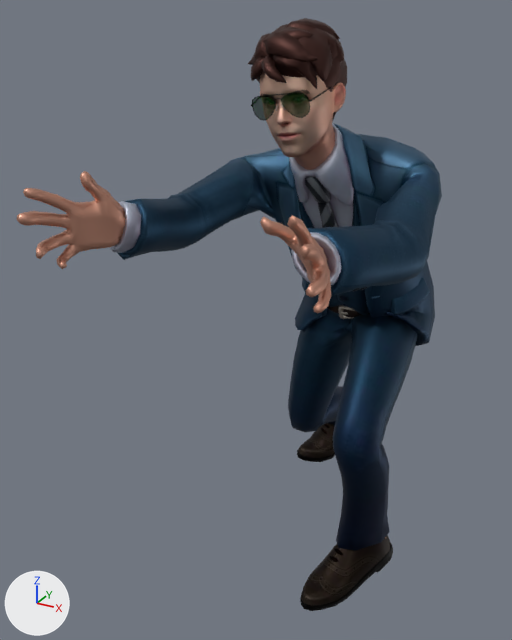
Before and after pictures for a commit that changed the glTF model public/praying.glb.
Both versions are drawn from a 50 mm camera at (0.58, -1.91, 1.57) aimed at (-0.36, -0.2, 0.71). The lights are fixed; the arrows at lower left show +X, +Y and +Z. Both versions are drawn at frame 39 of the action 'Armature.003|mixamo.com|Layer0'; the numbers are the values there.

The first picture shows 'Wolf3D_Body.001', 'Wolf3D_Glasses.001', 'Wolf3D_Hair.001', 'Wolf3D_Head.001', 'Wolf3D_Outfit_Bottom.001', 'Wolf3D_Outfit_Footwear.001', 'Wolf3D_Outfit_Top.001'.
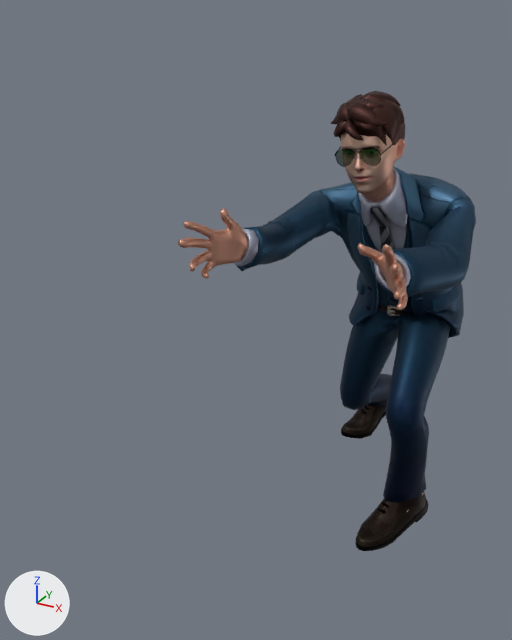
Pixel boxes [x1, y1, x2, y2] of what changed, in the pictures (512 x 640 px):
'Wolf3D_Outfit_Top.001', deleted (blue): before [110, 123, 442, 346]
'Wolf3D_Outfit_Top.002', added (blue): after [234, 167, 476, 338]
'Wolf3D_Outfit_Bottom.001', deleted (blue): before [288, 304, 417, 551]
'Wolf3D_Outfit_Bottom.002', added (blue): after [340, 303, 450, 503]
'Wolf3D_Body.001', moved: before [17, 171, 331, 313]; after [178, 208, 424, 512]
'Wolf3D_Head.001', moved: before [260, 72, 346, 170]; after [341, 132, 405, 202]
'Wolf3D_Hair.001', moved: before [248, 18, 347, 121]; after [331, 91, 405, 163]
'Wolf3D_Outfit_Footwear.001', deleted (black): before [297, 423, 393, 611]
'Wolf3D_Outfit_Footwear.002', added (black): after [341, 405, 428, 551]
'Wolf3D_Glasses.001', deleted: before [251, 83, 337, 121]
'Wolf3D_Glasses.002', added: after [334, 139, 399, 167]

The change, as a list of edits to the scene's bpy script:
```text
Change ob_wolf3d_body_001:
    ob_wolf3d_body_001.location: (0.0, 0.0, 0.0) -> (-0.022, 0.51, -0.189)
Remove ob_wolf3d_glasses_001:
    ob_wolf3d_glasses_001 = bpy.data.objects.new('Wolf3D_Glasses.001', me_wolf3d_glassesmesh)
Change ob_wolf3d_hair_001:
    ob_wolf3d_hair_001.location: (0.0, 0.0, 0.0) -> (-0.022, 0.51, -0.189)
Change ob_wolf3d_head_001:
    ob_wolf3d_head_001.location: (0.0, 0.0, 0.0) -> (-0.022, 0.51, -0.189)
Remove ob_wolf3d_outfit_bottom_001:
    ob_wolf3d_outfit_bottom_001 = bpy.data.objects.new('Wolf3D_Outfit_Bottom.001', me_wolf3d_outfit_bottommesh)
Remove ob_wolf3d_outfit_footwear_001:
    ob_wolf3d_outfit_footwear_001 = bpy.data.objects.new('Wolf3D_Outfit_Footwear.001', me_wolf3d_outfit_footwearmesh)
Remove ob_wolf3d_outfit_top_001:
    ob_wolf3d_outfit_top_001 = bpy.data.objects.new('Wolf3D_Outfit_Top.001', me_wolf3d_outfit_topmesh)
Add ob_wolf3d_outfit_top_002:
    ob_wolf3d_outfit_top_002 = bpy.data.objects.new('Wolf3D_Outfit_Top.002', me_wolf3d_outfit_topmesh_002)  # 1879 vertices, 3371 faces; spans x -0.37..0.232, y 0.66..1.339, z -0.083..0.886; in mat_wolf3d_outfit_topmat (picture img_wolf3d_outfit_top)
    ob_wolf3d_outfit_top_002.location = (-0.022, 0.51, -0.189)
    ob_wolf3d_outfit_top_002.rotation_euler = (1.571, 0.0, 0.0)  # degrees (90, 0, 0)
Add ob_wolf3d_outfit_footwear_002:
    ob_wolf3d_outfit_footwear_002 = bpy.data.objects.new('Wolf3D_Outfit_Footwear.002', me_wolf3d_outfit_footwearmesh_002)  # 620 vertices, 1148 faces; spans x -0.38..0.134, y -0.005..0.222, z -0.42..0.529; in mat_wolf3d_outfit_footwearmat (picture img_wolf3d_outfit_footwear)
    ob_wolf3d_outfit_footwear_002.location = (-0.022, 0.51, -0.189)
    ob_wolf3d_outfit_footwear_002.rotation_euler = (1.571, 0.0, 0.0)  # degrees (90, 0, 0)
Add ob_wolf3d_outfit_bottom_002:
    ob_wolf3d_outfit_bottom_002 = bpy.data.objects.new('Wolf3D_Outfit_Bottom.002', me_wolf3d_outfit_bottommesh_002)  # 1236 vertices, 2236 faces; spans x -0.317..0.131, y 0.129..0.944, z -0.375..0.497; in mat_wolf3d_outfit_bottommat (picture img_wolf3d_outfit_bottom)
    ob_wolf3d_outfit_bottom_002.location = (-0.022, 0.51, -0.189)
    ob_wolf3d_outfit_bottom_002.rotation_euler = (1.571, 0.0, 0.0)  # degrees (90, 0, 0)
Add ob_wolf3d_glasses_002:
    ob_wolf3d_glasses_002 = bpy.data.objects.new('Wolf3D_Glasses.002', me_wolf3d_glassesmesh_002)  # 597 vertices, 964 faces; spans x -0.177..-0.013, y 1.356..1.428, z 0.444..0.595; in mat_wolf3d_glassesmat (picture img_wolf3d_glasses)
    ob_wolf3d_glasses_002.location = (-0.022, 0.51, -0.189)
    ob_wolf3d_glasses_002.rotation_euler = (1.571, 0.0, 0.0)  # degrees (90, 0, 0)
```
